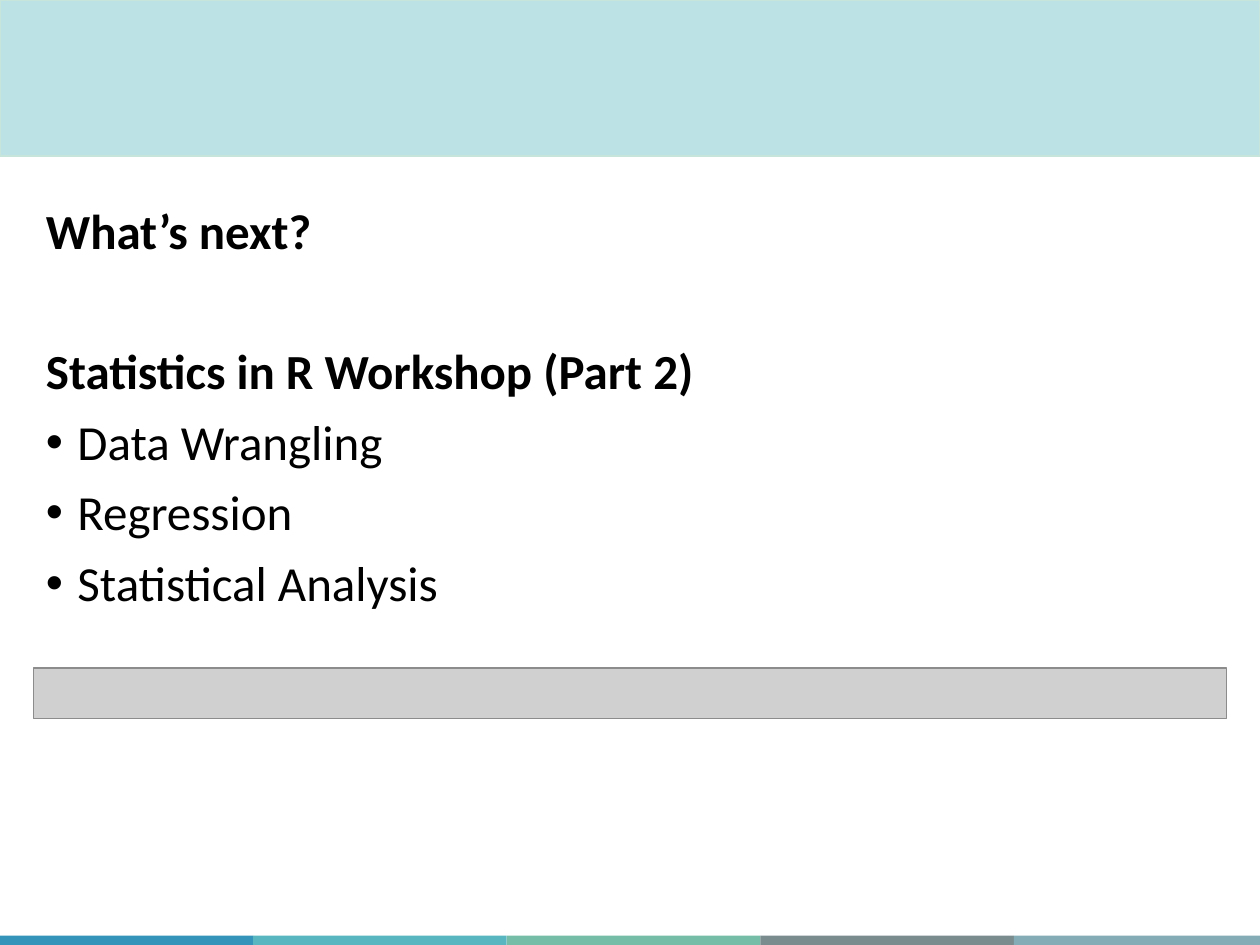
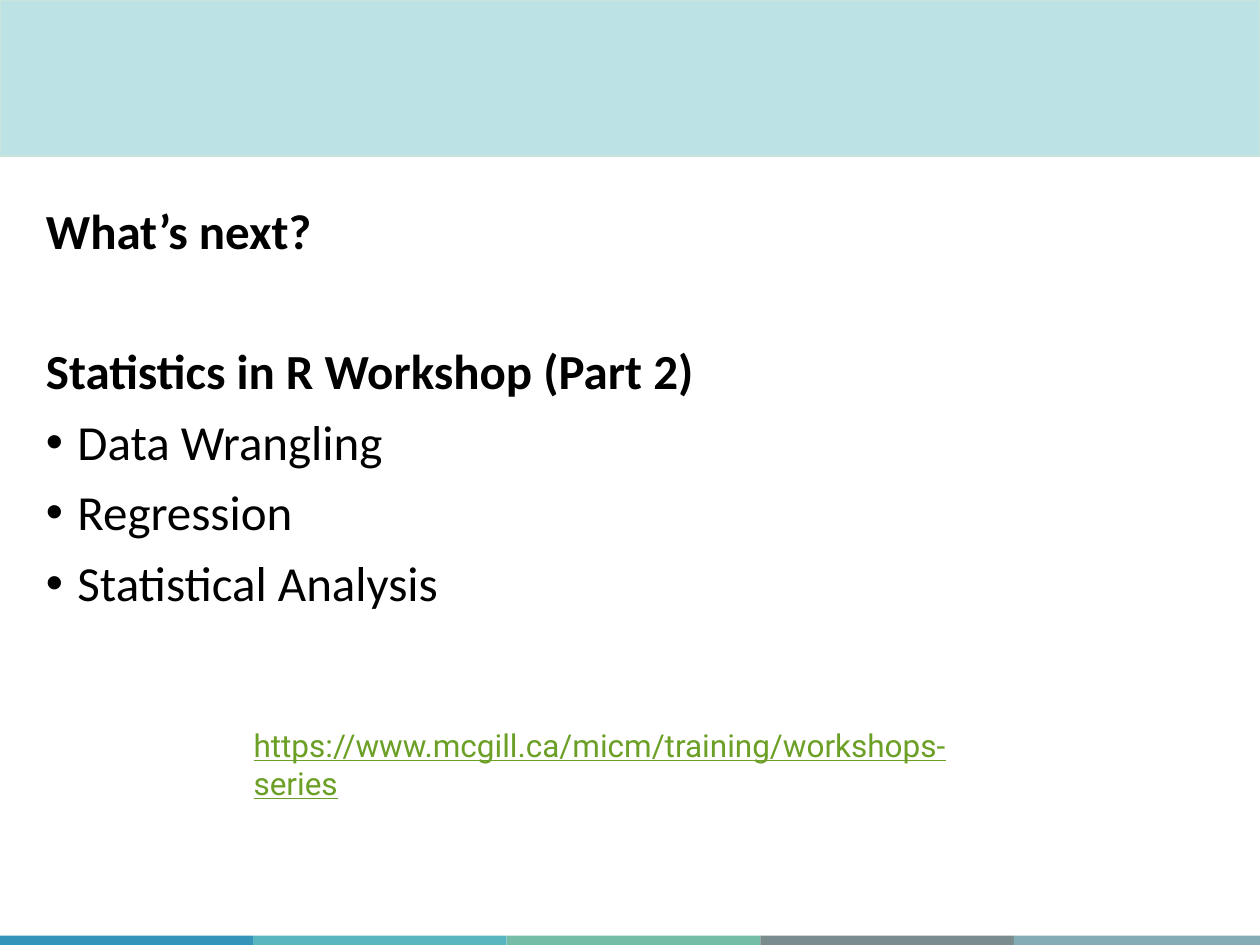
Before and after one commit to MartinaHYang/IntroToR_Winter2026, a slide deck: slide 57 of Slides/MiCM_IntroToR.pptx. Drawn at 1260x945 pixels with LibreOffice and Linux fonts; fonts in the diff are those of the drawing; grey boxes stand for pictures; background and template pictures are left out. Boxes give left, top, right and bottom in pixels: in the first picture for what was removed or moved away, otherwise in the second. Text is boxed around its words. In the diff, an @@ line names an element or a change of style, - is before the commit and + after.

```diff
--- a/Slides/MiCM_IntroToR.pptx
+++ b/Slides/MiCM_IntroToR.pptx
@@ picture removed at box(34, 668, 1227, 718) @@
@@ text added at box(254, 733, 946, 799), 18 pt, text #6B9F25, underline @@
+https://www.mcgill.ca/micm/training/workshops-series
```
Also in this commit, not shown: 2 other slides changed, 27 other files.
